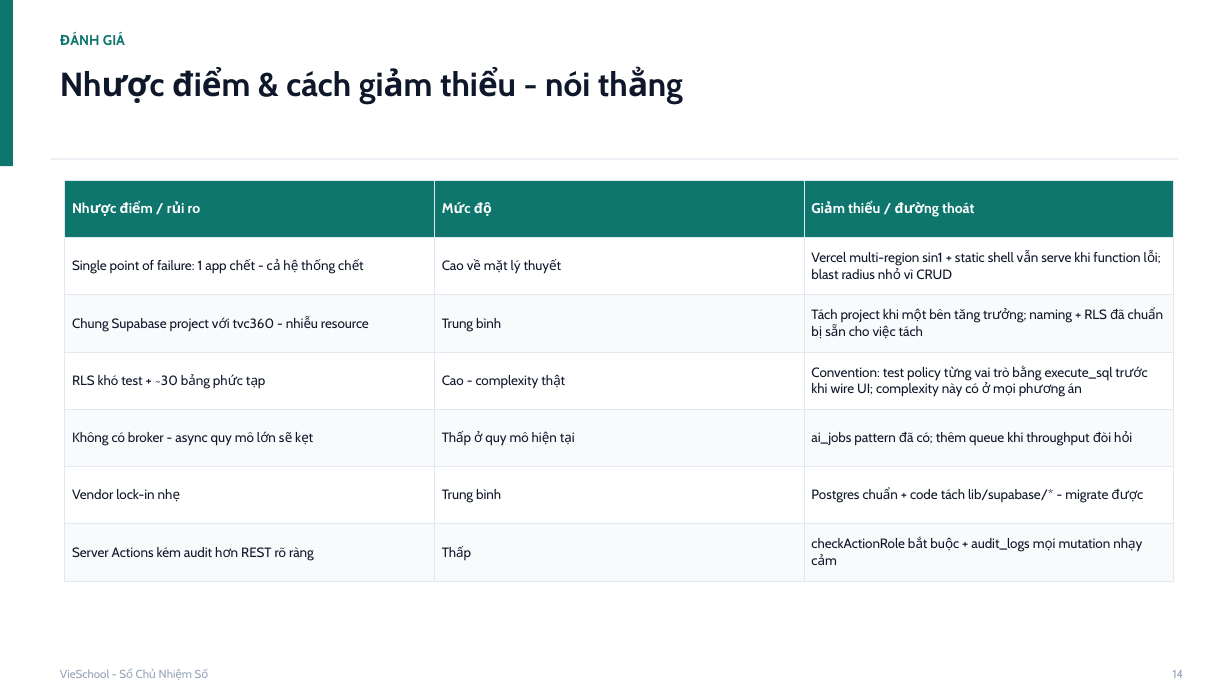
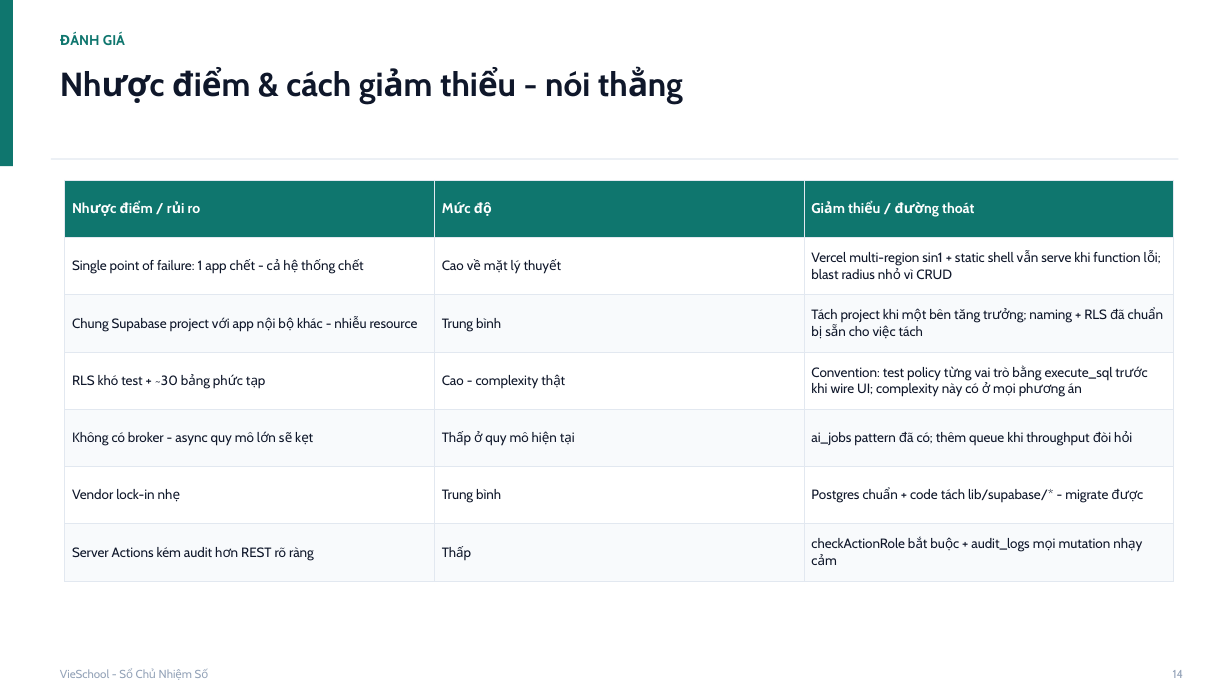
Before and after one commit to saintzzz/so-chu-nhiem-so, a slide deck: slide 18 of docs/handover/KIEN-TRUC-HE-THONG.pptx. Drawn at 1232x693 pixels with LibreOffice and Linux fonts; fonts in the diff are those of the drawing. Boxes give left, top, right and bottom in pixels: in the first picture for what was removed or moved away, otherwise in the second. Text is boxed around its words. In the diff, an @@ line names an element or a change of style, - is before the commit and + after.

```diff
--- a/docs/handover/KIEN-TRUC-HE-THONG.pptx
+++ b/docs/handover/KIEN-TRUC-HE-THONG.pptx
@@ table at box(65, 180, 1174, 564) @@
-row 3, column 1: Chung Supabase project với tvc360 - nhiễu resource
+row 3, column 1: Chung Supabase project với app nội bộ khác - nhiễu resource
```
Also in this commit, not shown: 5 other slides changed, 1 other file.
